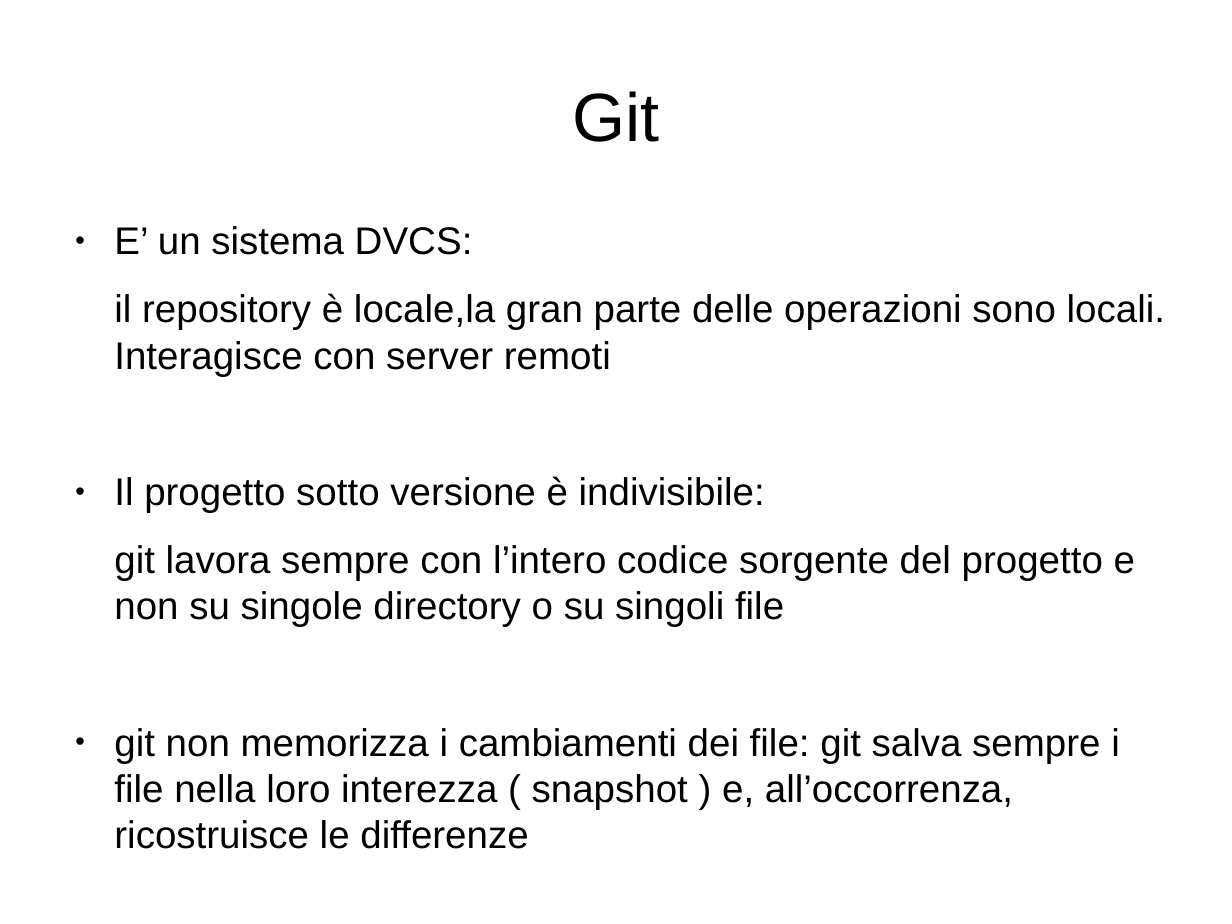
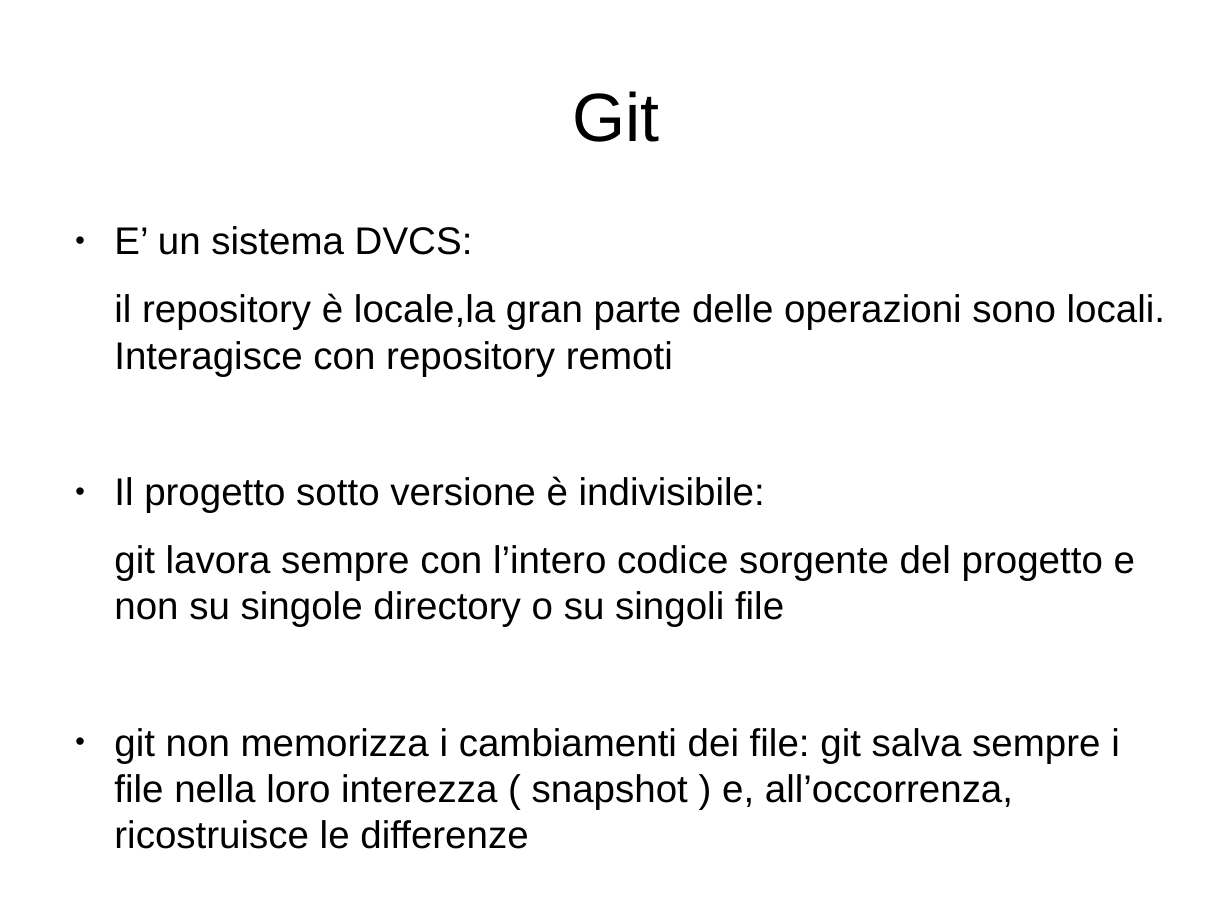
Before and after one commit to lucamariani/corso_diapositive, a slide deck: slide 9 of lez1.odp. Drawn at 1232x924 pixels with LibreOffice and Linux fonts; fonts in the diff are those of the drawing. Boxes give left, top, right and bottom in pixels: in the first picture for what was removed or moved away, otherwise in the second. Text is boxed around its words. In the diff, an @@ line names an element or a change of style, - is before the commit and + after.

```diff
--- a/lez1.odp
+++ b/lez1.odp
@@ text at (x1=114, y1=293, x2=1165, y2=376): text changed @@
-il repository è locale,la gran parte delle operazioni sono locali. Interagisce con server remoti
+il repository è locale,la gran parte delle operazioni sono locali. Interagisce con repository remoti
```
Also in this commit, not shown: 9 other slides changed, 3 slides added, 2 other files.
